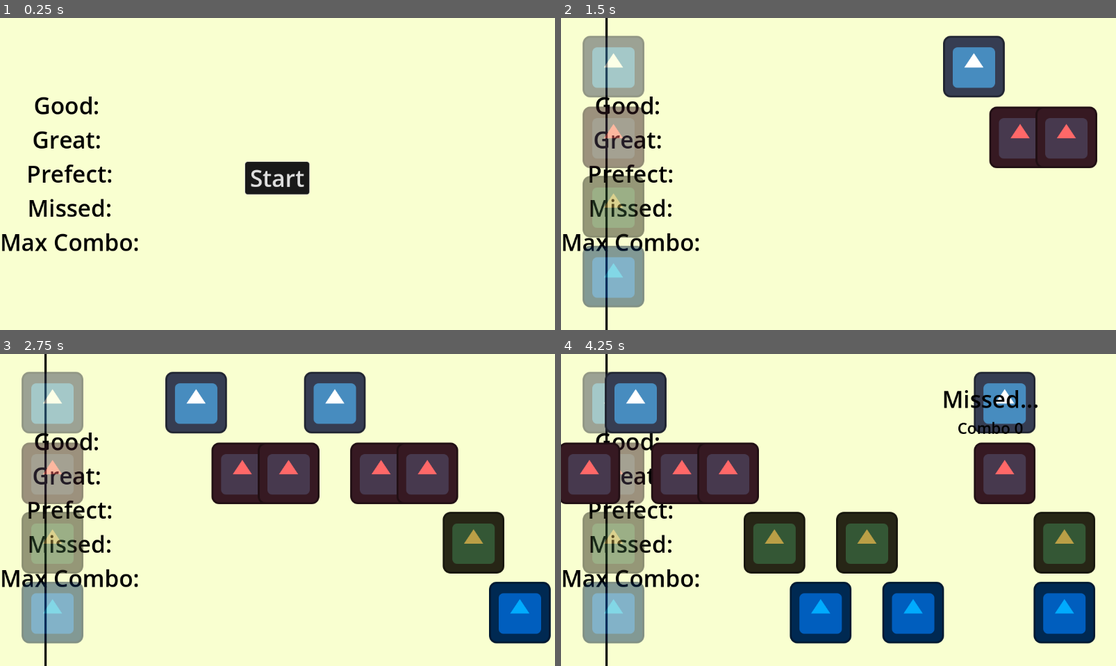
Above: before the commit, frames 1-4 (two rows, left to right).
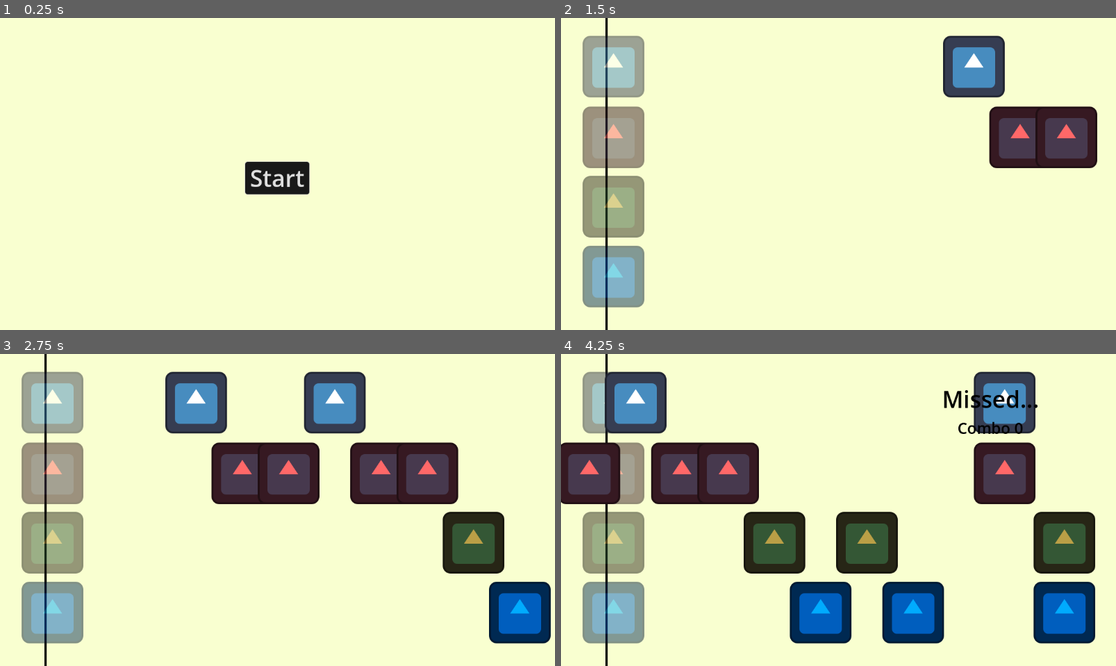
Above: after the commit, the same moments.

Repository: notfroogs/Sardine-Studio
Game: Godot game, scene res://test.tscn
The game is run twice, just before and just after one commit, with the same random seed, the same clock (stepped at 60 frames per second) and the same inputs. The project has no main scene, so this scene is started directly. The engine's default icon, where the game draws it, is replaced by a stand-in: a white triangle on a blue panel in a dark square.
Inputs:
- Up to frame 1 (0.25 s): no input
- Up to frame 2 (1.5 s): click "Start" at 0.5 s; hold V (note1_pressed) from 1.28 s (still down)
- Up to frame 3 (2.75 s): release V (note1_pressed) at 2.03 s; tap B (note2_pressed) at 2.1 s
- Up to frame 4 (4.25 s): hold N (note3_pressed) 2.78-3.53 s; tap M (note4_pressed) at 3.6 s

The runs differ from the first frame. In frame 1, 1.9% of the frame differs, in the area x 0-25%, y 25-75%; in frame 2, 1.8%; in frame 3, 1.8%; in frame 4, 1.6%.

Commit message:
add score

Diff:
--- /dev/null
+++ b/sardine-studio/gray.gdshader
@@ -0,0 +1,17 @@
+shader_type canvas_item;
+
+// Allows you to control the blur amount from the editor
+uniform float blur_amount : hint_range(0.0, 5.0) = 2.0;
+
+// Access to the texture behind the object
+uniform sampler2D SCREEN_TEXTURE : hint_screen_texture, filter_linear_mipmap;
+
+void fragment() {
+    // textureLod samples the screen texture with a specific mipmap level (blur)
+    COLOR = textureLod(SCREEN_TEXTURE, SCREEN_UV, blur_amount);
+}
+
+//void light() {
+//	// Called for every pixel for every light affecting the CanvasItem.
+//	// Uncomment to replace the default light processing function with this one.
+//}
--- a/sardine-studio/rhythm.gd
+++ b/sardine-studio/rhythm.gd
@@ -14,6 +14,8 @@
 const NOTE = preload("uid://dilpgmxld0ree")
 @onready var audio_stream_player: AudioStreamPlayer = %AudioStreamPlayer
 
+var in_game = true
+
 #set up variables
 var chart :Dictionary= {}
 var note_progress
@@ -103,6 +105,9 @@
 	#record how much time had passed
 	time_elasped += delta
 
+	if !in_game:
+		return
+
 	#iterate through each column and each child and make them move
 	for column in columns.values():
 		for note in column.get_children():
@@ -123,13 +128,14 @@
 			note_progress = note_progress["Next"]
 			time_count = float(note_progress["Time"])
 		elif note_progress["Next"] == "END":
+			in_game = false
 			print("========")
 			print("good: " + str(good_count))
 			print("great: " + str(great_count))
 			print("prefect: " + str(prefect_count))
 			print("missed: " + str(missed_count))
 			print("Max Combo: " + str(max_combo))
-			Rhythm_Game_Ended.emit()
+			Rhythm_Game_Ended.emit([good_count, great_count, prefect_count, missed_count, max_combo])
 
 
 func miss_check(note) -> void:
--- a/sardine-studio/test.gd
+++ b/sardine-studio/test.gd
@@ -5,6 +5,8 @@
 @onready var rhythm_layer: CanvasLayer = %RhythmLayer
 @onready var shader: ColorRect = %Shader
 @onready var labels: VBoxContainer = %Labels
+@onready var score: Label = %Score
+@onready var finish_button: Button = %FinishButton
 
 func _on_button_button_down() -> void:
 	button.visible = false
@@ -16,19 +18,47 @@
 var tween : Tween
 var blur_material : ShaderMaterial
 
-func _on_Rhythm_Game_Ended() -> void:
-	#var rhythm_game = get_node("RhythmLayer/rhythm")
+func _on_Rhythm_Game_Ended(array) -> void:
+	var rhythm_game = get_node("RhythmLayer/rhythm")
+	get_node("RhythmLayer").move_child(rhythm_game, 2)
 
 	await get_tree().create_timer(1.0).timeout
+
 	if shader.material is ShaderMaterial:
 		blur_material = shader.material
 		if tween:
 			tween.kill()
 		tween = get_tree().create_tween()
-		tween.tween_method(update_Blur, 0, 2.5, 0.8)
+		tween.tween_method(update_Blur, 0, 2, 0.8)
 
-	await get_tree().create_timer(5.0).timeout
-	#rhythm_game.queue_free()
+	await tween.finished
+
+	labels.visible = true
+	var j = 0
+	for i in array:
+		var label = labels.get_child(j)
+		label.text = label.name + ": " + str(i)
+		j += 1
+	var MCM
+	if array[4] <= 10:
+		MCM = 1
+	elif array[4] <= 20:
+		MCM = 1.5
+	elif array[4] <= 30:
+		MCM = 2
+	var final_score = (array[0] * 100 + array[1] *150 + array[2] * 200) * MCM
+	score.text = "Final Score: " + str(int(floor(final_score)))
+
+	finish_button.visible = true
+	score.visible = true
+
+	#await get_tree().create_timer(2.0).timeout
+	await finish_button.pressed
+	update_Blur(0)
+	rhythm_game.queue_free()
+	finish_button.visible = false
+	score.visible = false
+	labels.visible = false
 	button.visible = true
 
 func update_Blur(value: float):
@@ -46,3 +76,6 @@
 			#tween.kill()
 		#tween = get_tree().create_tween()
 		#tween.tween_method(update_Blur, 0, 2.5, 0.8)
+
+func _on_finish_button_button_down() -> void:
+	print("yes")
--- a/sardine-studio/test.tscn
+++ b/sardine-studio/test.tscn
@@ -25,6 +25,36 @@
 [sub_resource type="ShaderMaterial" id="ShaderMaterial_ppyta"]
 shader = ExtResource("3_6uqi0")
 shader_parameter/lod = 0.0
+
+[sub_resource type="StyleBoxFlat" id="StyleBoxFlat_ppyta"]
+border_width_left = 1
+border_width_top = 1
+border_width_right = 1
+border_width_bottom = 1
+corner_radius_top_left = 5
+corner_radius_top_right = 5
+corner_radius_bottom_right = 5
+corner_radius_bottom_left = 5
+expand_margin_left = 10.0
+expand_margin_right = 10.0
+
+[sub_resource type="StyleBoxFlat" id="StyleBoxFlat_6uqi0"]
+bg_color = Color(0.40260392, 0.40260386, 0.40260386, 1)
+border_width_left = 1
+border_width_top = 1
+border_width_right = 1
+border_width_bottom = 1
+corner_radius_top_left = 5
+corner_radius_top_right = 5
+corner_radius_bottom_right = 5
+corner_radius_bottom_left = 5
+expand_margin_left = 10.0
+expand_margin_right = 10.0
+
+[sub_resource type="Theme" id="Theme_ppyta"]
+Button/styles/hover = SubResource("StyleBoxFlat_ppyta")
+Button/styles/normal = ExtResource("2_8uh7m")
+Button/styles/pressed = SubResource("StyleBoxFlat_6uqi0")
 
 [node name="Node2D" type="Node2D"]
 script = ExtResource("1_37kl0")
@@ -59,8 +89,27 @@
 theme = SubResource("Theme_37kl0")
 text = "Start"
 
-[node name="Labels" type="VBoxContainer" parent="RhythmLayer"]
+[node name="Shader" type="ColorRect" parent="RhythmLayer"]
 unique_name_in_owner = true
+z_index = 1
+material = SubResource("ShaderMaterial_ppyta")
+anchors_preset = 15
+anchor_right = 1.0
+anchor_bottom = 1.0
+grow_horizontal = 2
+grow_vertical = 2
+scale = Vector2(30.068855, 54.25618)
+size_flags_horizontal = 4
+size_flags_vertical = 4
+mouse_filter = 2
+color = Color(0, 0, 0, 1)
+
+[node name="Node" type="Node" parent="RhythmLayer"]
+
+[node name="Labels" type="VBoxContainer" parent="RhythmLayer/Node"]
+unique_name_in_owner = true
+visible = false
+z_index = 1
 anchors_preset = 9
 anchor_bottom = 1.0
 offset_right = 290.0
@@ -68,49 +117,66 @@
 size_flags_vertical = 3
 alignment = 1
 
-[node name="Label" type="Label" parent="RhythmLayer/Labels"]
+[node name="Good" type="Label" parent="RhythmLayer/Node/Labels"]
 layout_mode = 2
 theme_override_colors/font_color = Color(0, 0, 0, 1)
 theme_override_font_sizes/font_size = 48
 text = "Good: "
 horizontal_alignment = 1
 
-[node name="Label2" type="Label" parent="RhythmLayer/Labels"]
+[node name="Great" type="Label" parent="RhythmLayer/Node/Labels"]
 layout_mode = 2
 theme_override_colors/font_color = Color(0, 0, 0, 1)
 theme_override_font_sizes/font_size = 48
 text = "Great: "
 horizontal_alignment = 1
 
-[node name="Label3" type="Label" parent="RhythmLayer/Labels"]
+[node name="Prefect" type="Label" parent="RhythmLayer/Node/Labels"]
 layout_mode = 2
 theme_override_colors/font_color = Color(0, 0, 0, 1)
 theme_override_font_sizes/font_size = 48
 text = "Prefect:"
 horizontal_alignment = 1
 
-[node name="Label4" type="Label" parent="RhythmLayer/Labels"]
+[node name="Missed" type="Label" parent="RhythmLayer/Node/Labels"]
 layout_mode = 2
 theme_override_colors/font_color = Color(0, 0, 0, 1)
 theme_override_font_sizes/font_size = 48
 text = "Missed:"
 horizontal_alignment = 1
 
-[node name="Label5" type="Label" parent="RhythmLayer/Labels"]
+[node name="Max Combo" type="Label" parent="RhythmLayer/Node/Labels"]
 layout_mode = 2
 theme_override_colors/font_color = Color(0, 0, 0, 1)
 theme_override_font_sizes/font_size = 48
 text = "Max Combo:"
 horizontal_alignment = 1
 
-[node name="Shader" type="ColorRect" parent="RhythmLayer"]
+[node name="Score" type="Label" parent="RhythmLayer/Node"]
 unique_name_in_owner = true
+visible = false
 z_index = 1
-material = SubResource("ShaderMaterial_ppyta")
-offset_right = 40.0
-offset_bottom = 12.146082
-scale = Vector2(30.068855, 54.25618)
-mouse_filter = 2
-color = Color(0, 0, 0, 1)
+offset_left = 597.0
+offset_top = 408.0
+offset_right = 1010.0
+offset_bottom = 475.0
+theme_override_colors/font_color = Color(0, 0, 0, 1)
+theme_override_font_sizes/font_size = 48
+text = "Final score: "
+
+[node name="FinishButton" type="Button" parent="RhythmLayer/Node"]
+unique_name_in_owner = true
+visible = false
+z_index = 100
+z_as_relative = false
+offset_left = 870.0
+offset_top = 491.0
+offset_right = 951.0
+offset_bottom = 537.5
+mouse_behavior_recursive = 2
+theme = SubResource("Theme_ppyta")
+theme_override_font_sizes/font_size = 24
+text = "Finish"
 
 [connection signal="button_down" from="RhythmLayer/Button" to="." method="_on_button_button_down"]
+[connection signal="button_down" from="RhythmLayer/Node/FinishButton" to="." method="_on_finish_button_button_down"]
Not shown, added: sardine-studio/gray.gdshader.uid
Not shown: 1 places in sardine-studio/test.tscn that only renumber resources
